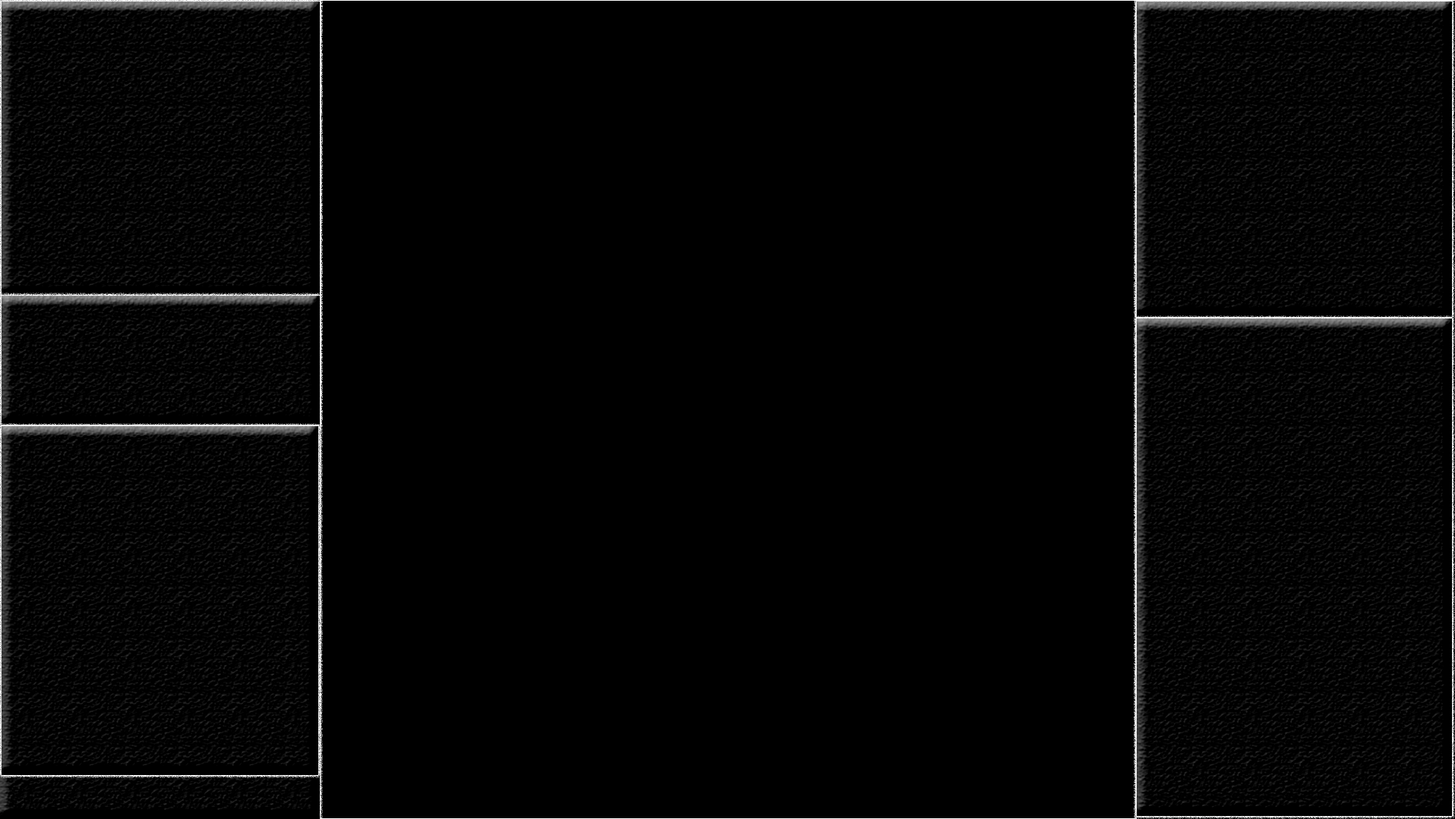
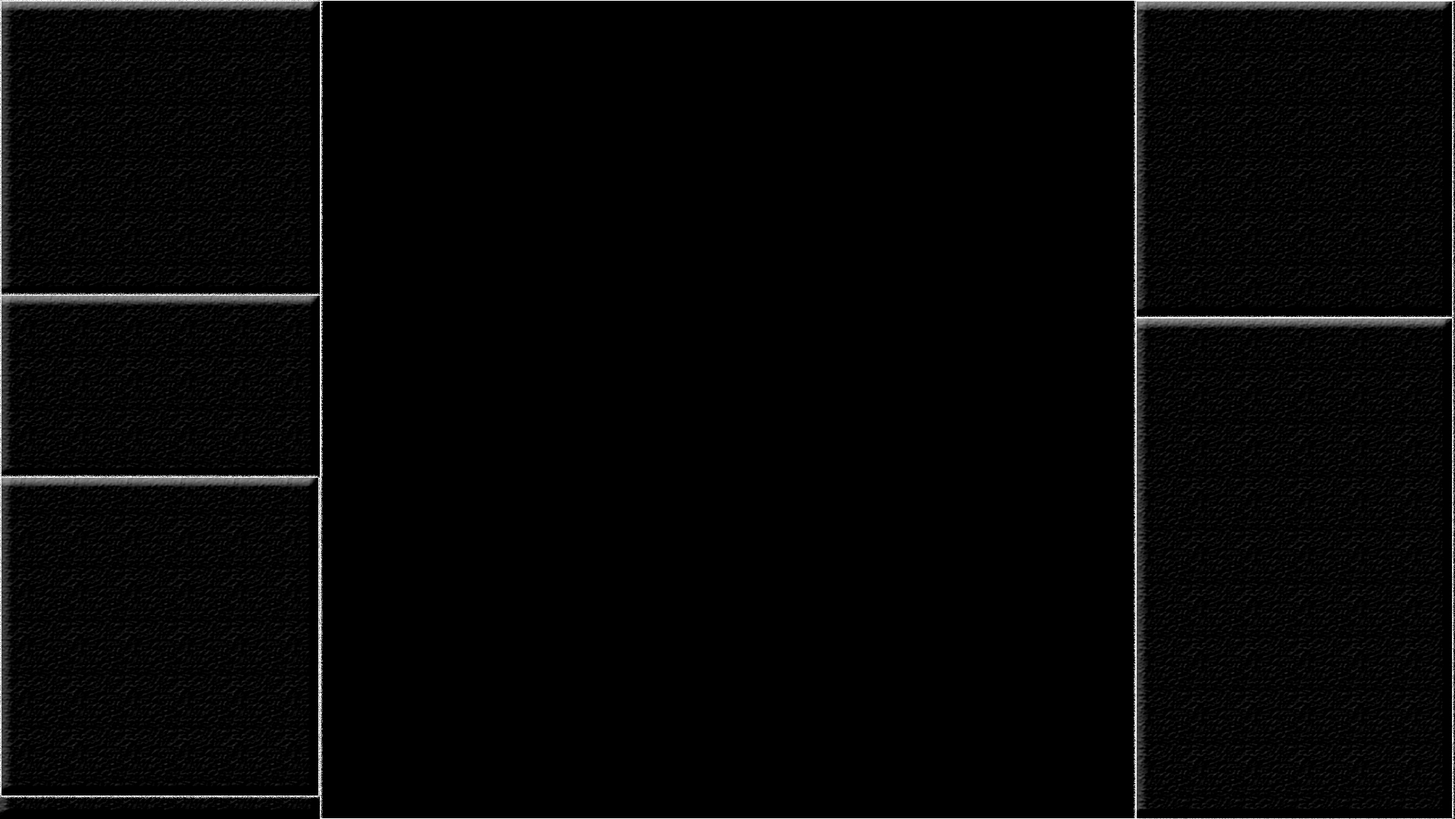
Layered file, before and after one edit (1455x819). Changes by layer:
pixels changed over (x1=0, y1=295, x2=1455, y2=819) (layer not identified)
